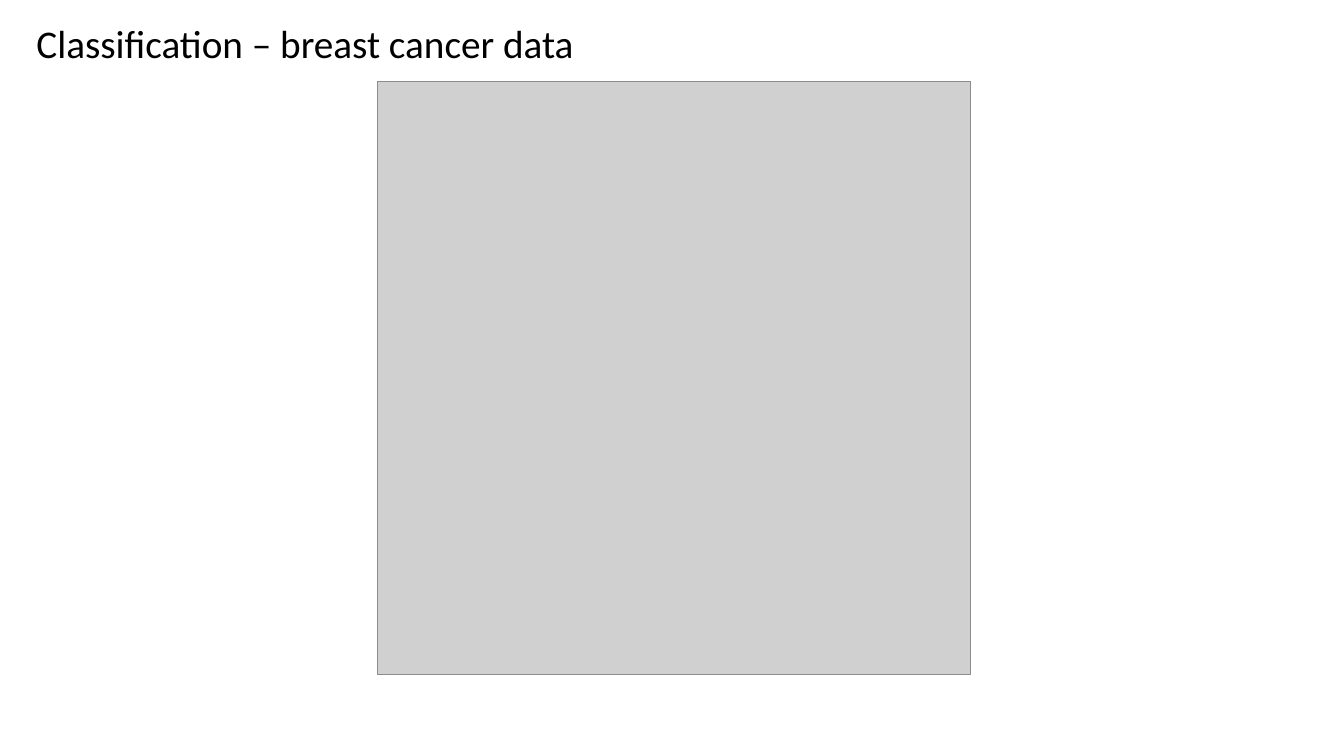
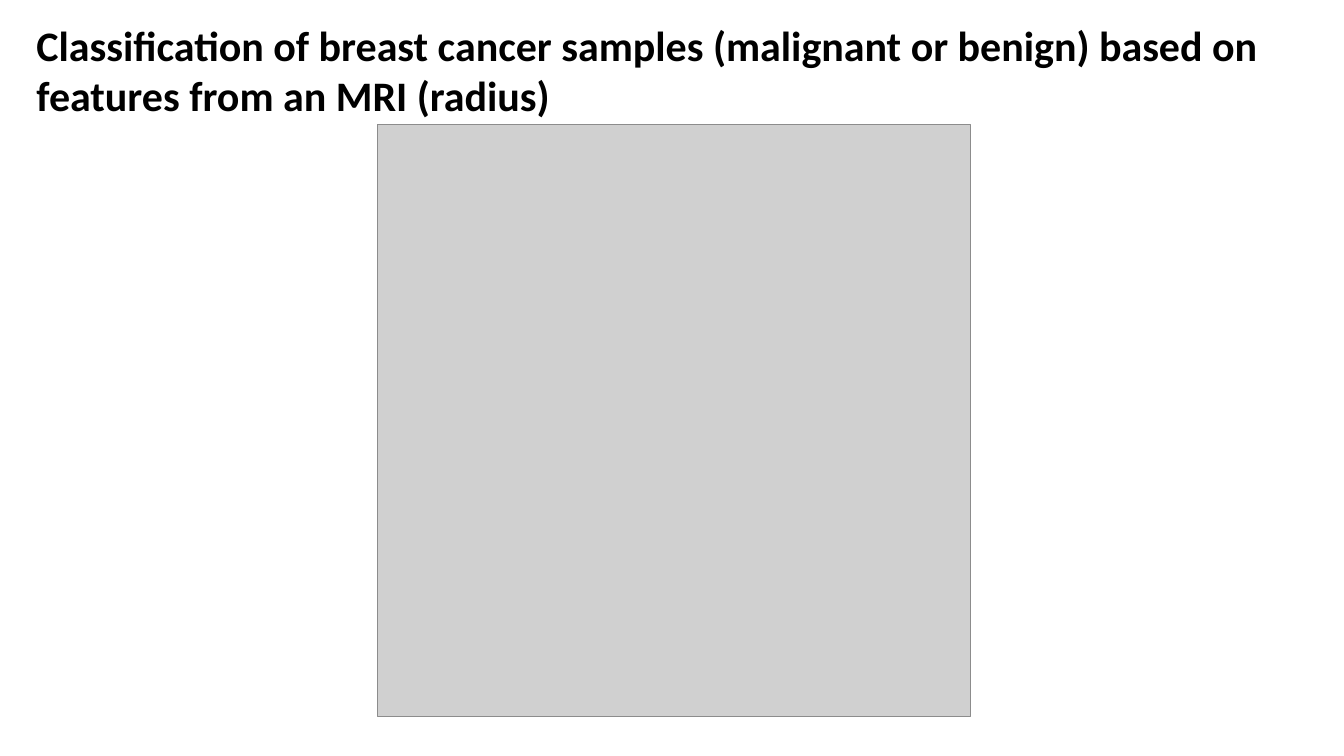
Before and after one commit to CompOmics/ML_AI_Analytical_Chemistry_Course, a slide deck: slide 1 of 01_Foundations/slides/1_3_logistic_regression.pptx. Drawn at 1344x756 pixels with LibreOffice and Linux fonts; fonts in the diff are those of the drawing; grey boxes stand for pictures. Boxes give left, top, right and bottom in pixels: in the first picture for what was removed or moved away, otherwise in the second. Text is boxed around its words. In the diff, an @@ line names an element or a change of style, - is before the commit and + after.

```diff
--- a/01_Foundations/slides/1_3_logistic_regression.pptx
+++ b/01_Foundations/slides/1_3_logistic_regression.pptx
@@ text at (36,30,1257,117): text changed; size 28 to 30 pt; bold on @@
-Classification – breast cancer data
+Classification of breast cancer samples (malignant or benign) based on features from an MRI (radius)
@@ picture: place and size @@
-picture at (378,82,971,675)
+picture at (378,124,971,717)
```
Also in this commit, not shown: 12 other slides changed, 26 other files.
